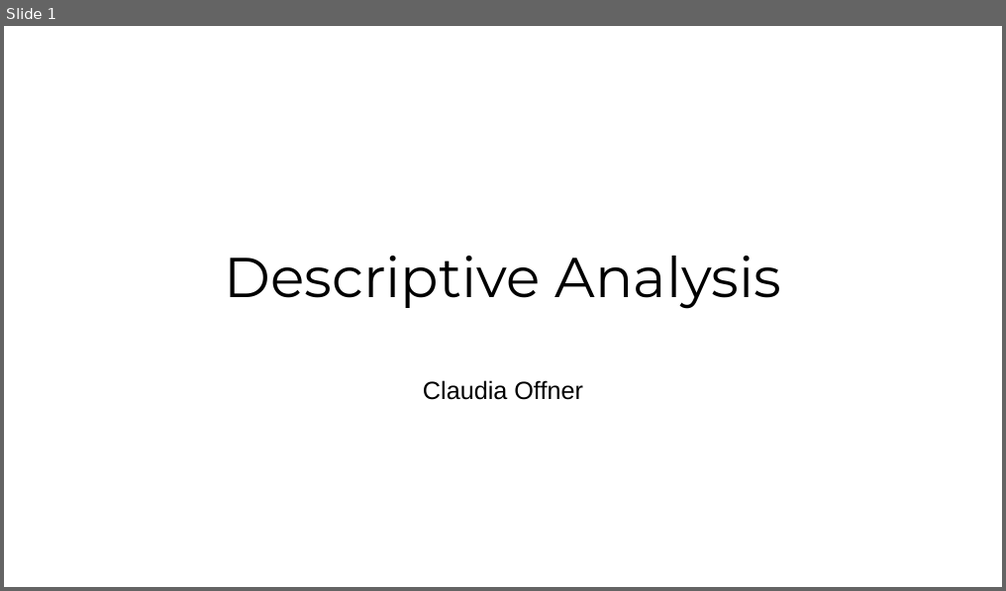
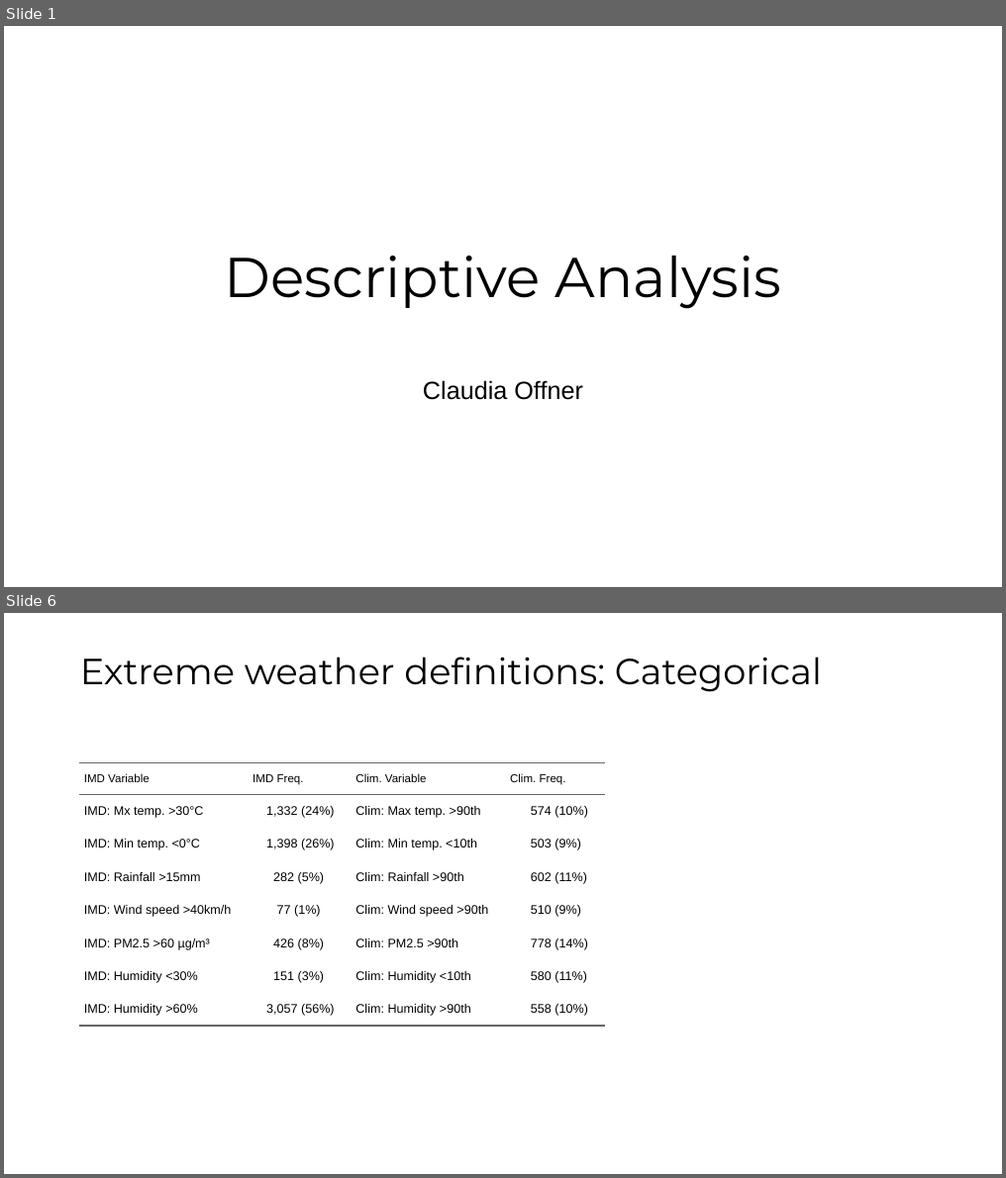
Before and after one commit to Claudia-Offner/hisp-climate-health-forecast, a slide deck: 1_Data/HISP_Himachal_Pradesh/- Reporting/PPT_Desc_Outputs.pptx. Shown one above the other, each under a label of ours: slide 1 before the commit, slides 1 and 6 after it; the slides between them are not shown. The pictures are 1006x591 and 1006x1178 pixels, drawn with LibreOffice and Linux fonts; fonts in the diff are those of the drawing. Boxes give left, top, right and bottom in pixels: in the first picture for what was removed or moved away, otherwise in the second. Text is boxed around its words. In the diff, an @@ line names an element or a change of style, - is before the commit and + after.

```diff
--- a/1_Data/HISP_Himachal_Pradesh/- Reporting/PPT_Desc_Outputs.pptx
+++ b/1_Data/HISP_Himachal_Pradesh/- Reporting/PPT_Desc_Outputs.pptx
@@ slide 6 added at [4, 613, 1002, 1174], background #FFFFFF @@
@@ title added at [80, 657, 822, 692], 35 pt, text #000000 @@
+Extreme weather definitions: Categorical
@@ table added at [79, 762, 604, 1174], 8 rows, 4 columns @@
+IMD Variable | IMD Freq. | Clim. Variable | Clim. Freq.
+IMD: Mx temp. >30°C | 1,332 (24%) | Clim: Max temp. >90th | 574 (10%)
+IMD: Min temp. <0°C | 1,398 (26%) | Clim: Min temp. <10th | 503 (9%)
+IMD: Rainfall >15mm | 282 (5%) | Clim: Rainfall >90th | 602 (11%)
+IMD: Wind speed >40km/h | 77 (1%) | Clim: Wind speed >90th | 510 (9%)
+IMD: PM2.5 >60 µg/m³ | 426 (8%) | Clim: PM2.5 >90th | 778 (14%)
+IMD: Humidity <30% | 151 (3%) | Clim: Humidity <10th | 580 (11%)
+IMD: Humidity >60% | 3,057 (56%) | Clim: Humidity >90th | 558 (10%)
```
Also in this commit, not shown: 3 slides changed, 6 other slides added, 2 slides removed, 25 other files.
